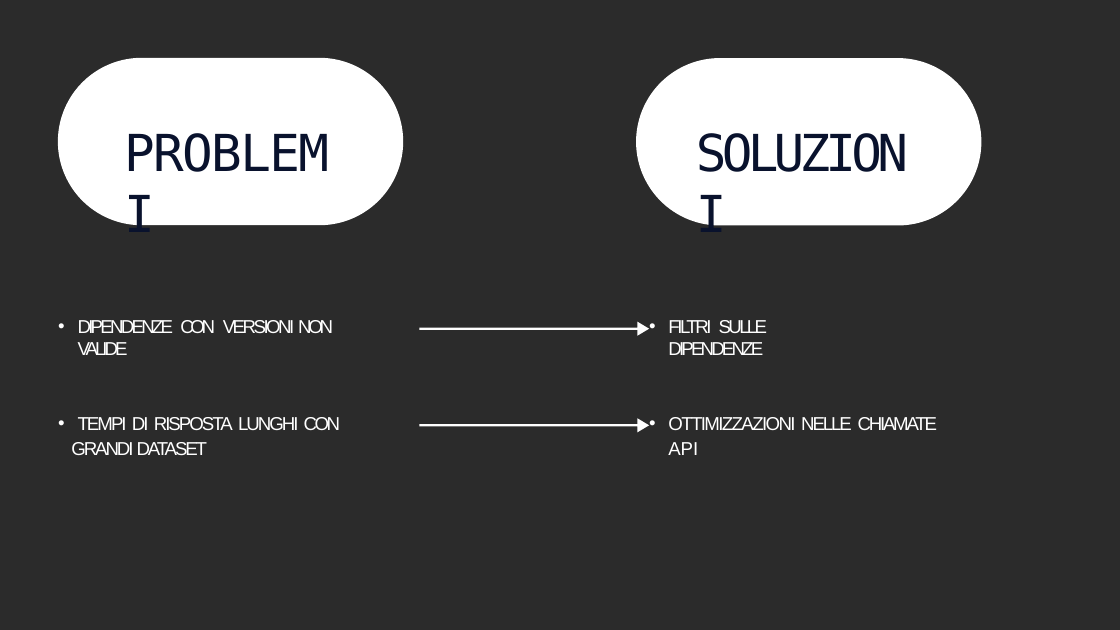
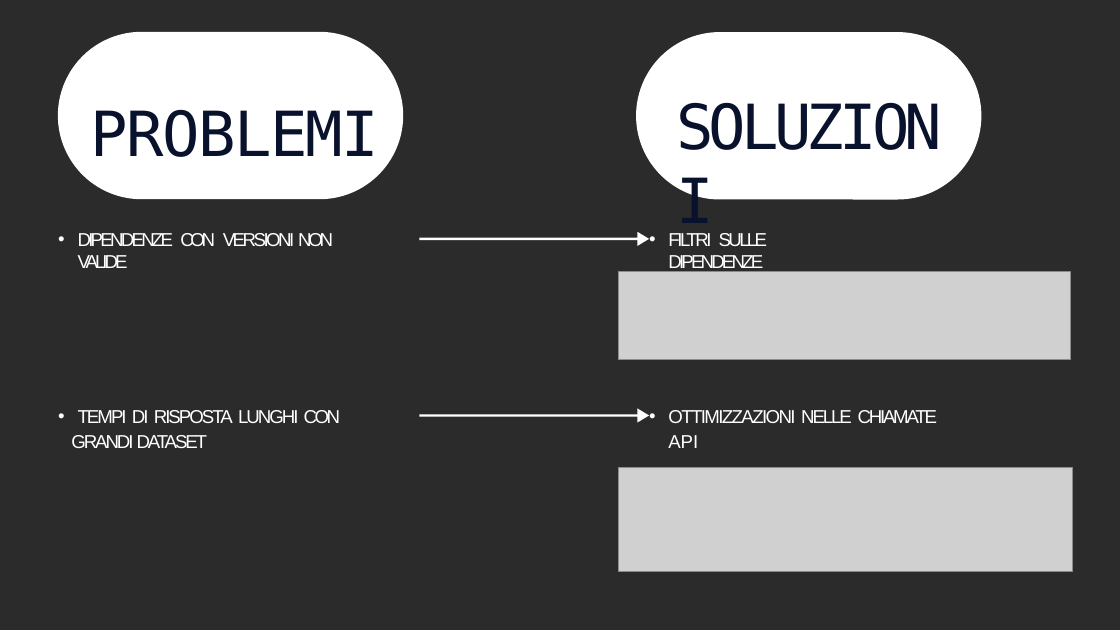
Before and after one commit to securityresearchlab/Cybersecurity-projects-2024, a slide deck: slide 9 of presentazione/PresentazioneSbom_Consegnata.pptx. Drawn at 1120x630 pixels with LibreOffice and Linux fonts; fonts in the diff are those of the drawing; grey boxes stand for pictures; background and template pictures are left out; a plain dark background stands for a picture behind light text. Boxes give left, top, right and bottom in pixels: in the first picture for what was removed or moved away, otherwise in the second. Text is boxed around its words. In the diff, an @@ line names an element or a change of style, - is before the commit and + after.

```diff
--- a/presentazione/PresentazioneSbom_Consegnata.pptx
+++ b/presentazione/PresentazioneSbom_Consegnata.pptx
@@ freeform shape: place and size @@
-freeform shape at <box>58,58,403,225</box>
+freeform shape at <box>58,32,403,199</box>
@@ freeform shape: place and size @@
-freeform shape at <box>636,58,982,226</box>
+freeform shape at <box>636,32,982,199</box>
@@ text "SOLUZIONI" at <box>675,86,961,162</box>: size 65.5 to 80 pt @@
@@ text "SOLUZIONI": place and size @@
-text "SOLUZIONI" at <box>695,120,922,183</box>
+text "SOLUZIONI" at <box>675,86,961,162</box>
@@ title "PROBLEMI": place and size @@
-title "PROBLEMI" at <box>123,119,354,182</box>
+title "PROBLEMI" at <box>91,110,379,157</box>
@@ title "PROBLEMI" at <box>91,110,379,157</box>: size 65.5 to 80 pt @@
@@ text "DIPENDENZE CON VERSIONI NON VALIDE": place and size @@
-text "DIPENDENZE CON VERSIONI NON VALIDE" at <box>78,320,333,355</box>
+text "DIPENDENZE CON VERSIONI NON VALIDE" at <box>78,233,333,268</box>
@@ freeform shape: place and size @@
-freeform shape at <box>419,321,649,335</box>
+freeform shape at <box>419,232,649,246</box>
@@ text "FILTRI SULLE DIPENDENZE" rewrapped from <box>668,320,767,355</box> to <box>668,233,767,273</box> @@
@@ picture added at <box>618,271,1071,360</box> @@
@@ text "TEMPI DI RISPOSTA LUNGHI CON ...": place and size @@
-text "TEMPI DI RISPOSTA LUNGHI CON ..." at <box>71,417,340,455</box>
+text "TEMPI DI RISPOSTA LUNGHI CON ..." at <box>71,410,340,448</box>
@@ freeform shape: place and size @@
-freeform shape at <box>419,418,649,432</box>
+freeform shape at <box>419,408,649,422</box>
@@ text "OTTIMIZZAZIONI NELLE CHIAMATE API": place and size @@
-text "OTTIMIZZAZIONI NELLE CHIAMATE API" at <box>668,417,937,455</box>
+text "OTTIMIZZAZIONI NELLE CHIAMATE API" at <box>668,410,937,448</box>
@@ picture added at <box>618,468,1072,571</box> @@
```
Also in this commit, not shown: 13 other slides changed, 1 slide added, 1 other file.
